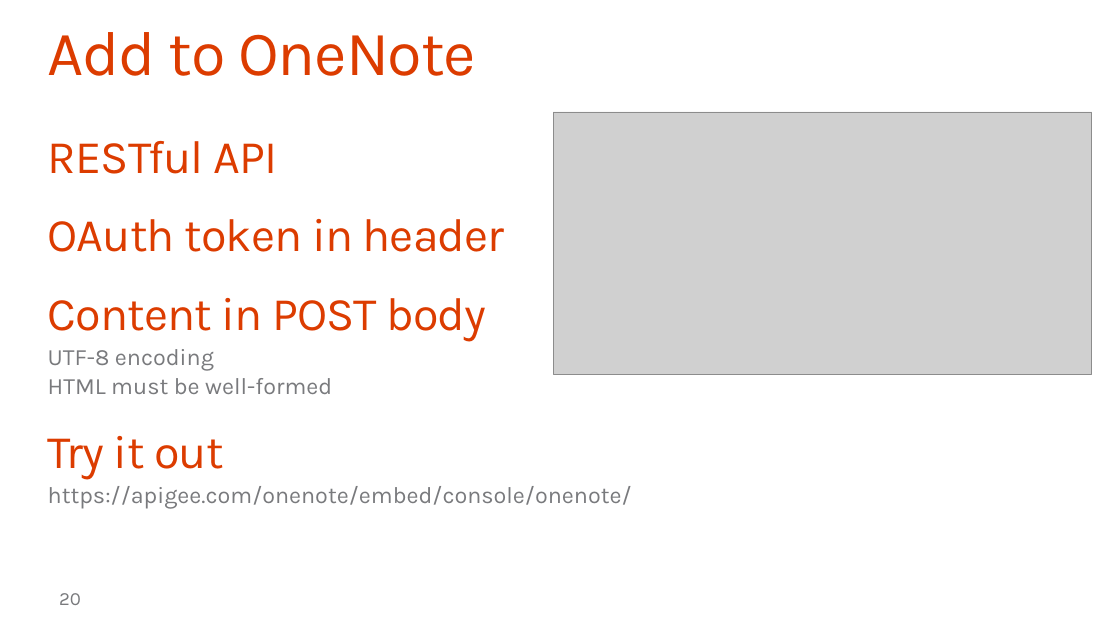
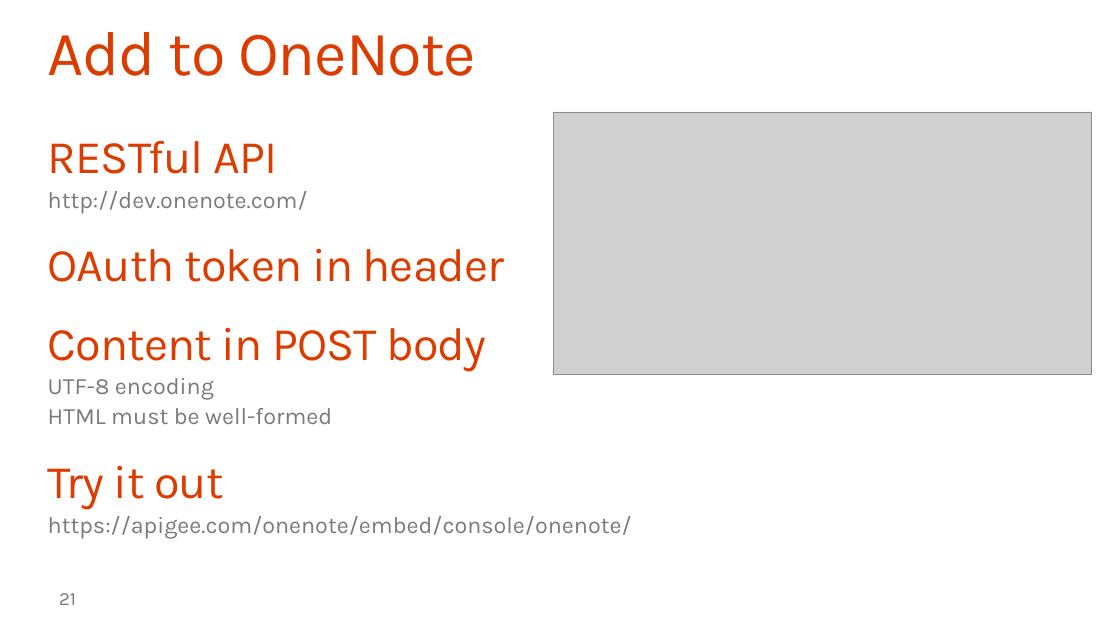
Before and after one commit to OfficeDev/TrainingContent, a slide deck: slide 21 of O3653-7 Deep Dive into the Office 365 APIs for OneNote services/O3653-7 Deep Dive into the Office 365 APIs for OneNote services.pptx (slide 20 before the commit). Drawn at 1120x630 pixels with LibreOffice and Linux fonts; fonts in the diff are those of the drawing; grey boxes stand for pictures; background and template pictures are left out. Boxes give left, top, right and bottom in pixels: in the first picture for what was removed or moved away, otherwise in the second. Text is boxed around its words. In the diff, an @@ line names an element or a change of style, - is before the commit and + after.

```diff
--- a/O3653-7 Deep Dive into the Office 365 APIs for OneNote services/O3653-7 Deep Dive into the Office 365 APIs for OneNote services.pptx
+++ b/O3653-7 Deep Dive into the Office 365 APIs for OneNote services/O3653-7 Deep Dive into the Office 365 APIs for OneNote services.pptx
@@ text at [48, 191, 308, 213]: paragraph added @@
+  http://dev.onenote.com/
@@ page number at [59, 593, 76, 605]: text changed @@
-20
+21
```
Also in this commit, not shown: 7 other slides changed, 2 slides added, 3 slides removed.
